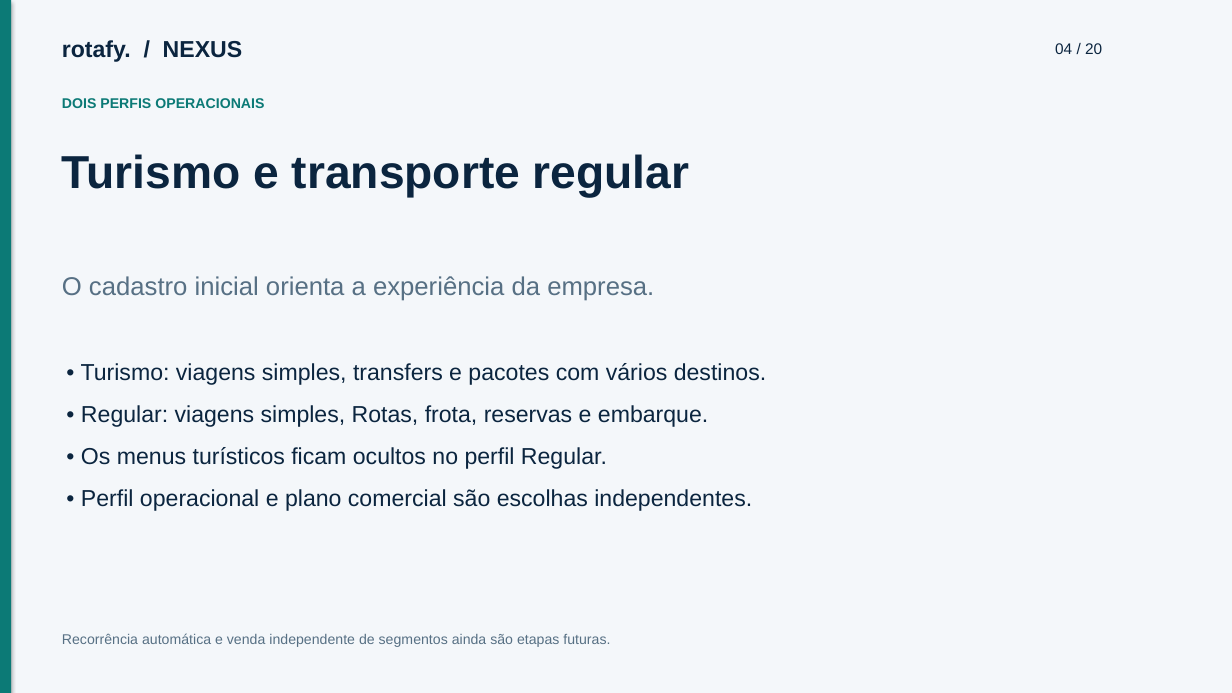
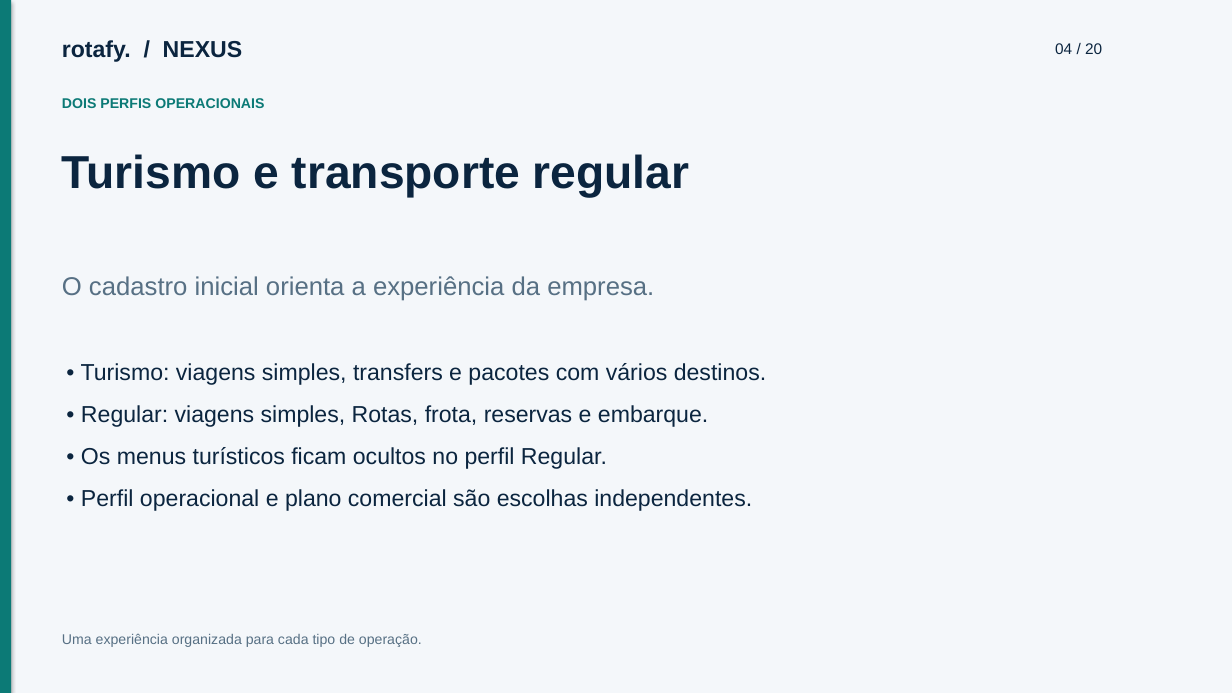
Before and after one commit to cfartes/rotafy, a slide deck: slide 4 of frontend/public/documentacao/apresentacao.pptx. Drawn at 1232x693 pixels with LibreOffice and Linux fonts; fonts in the diff are those of the drawing. Boxes give left, top, right and bottom in pixels: in the first picture for what was removed or moved away, otherwise in the second. Text is boxed around its words. In the diff, an @@ line names an element or a change of style, - is before the commit and + after.

```diff
--- a/frontend/public/documentacao/apresentacao.pptx
+++ b/frontend/public/documentacao/apresentacao.pptx
@@ text at (x1=62, y1=634, x2=422, y2=647): text changed @@
-Recorrência automática e venda independente de segmentos ainda são etapas futuras.
+Uma experiência organizada para cada tipo de operação.
```
Also in this commit, not shown: 6 other slides changed, 10 other files.
